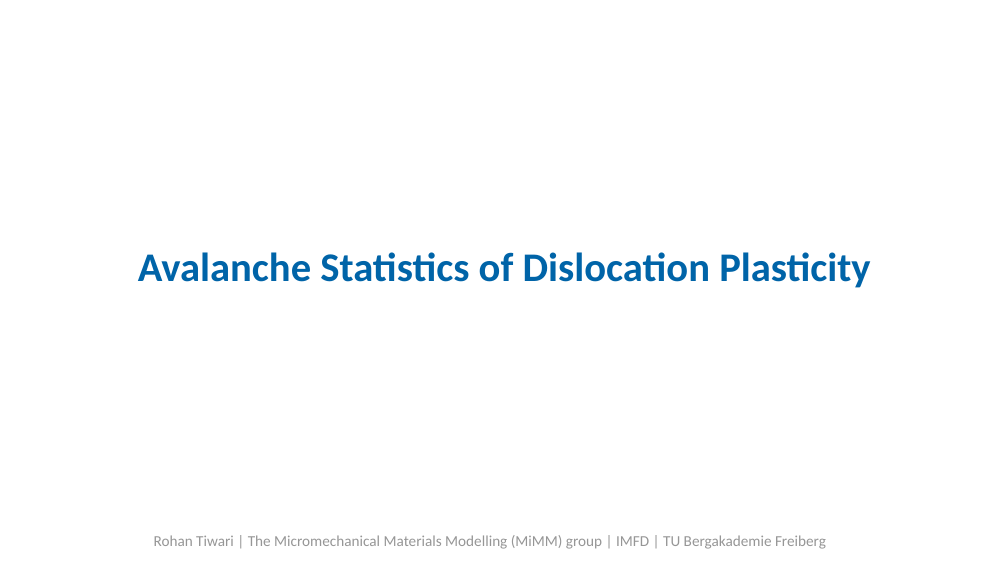
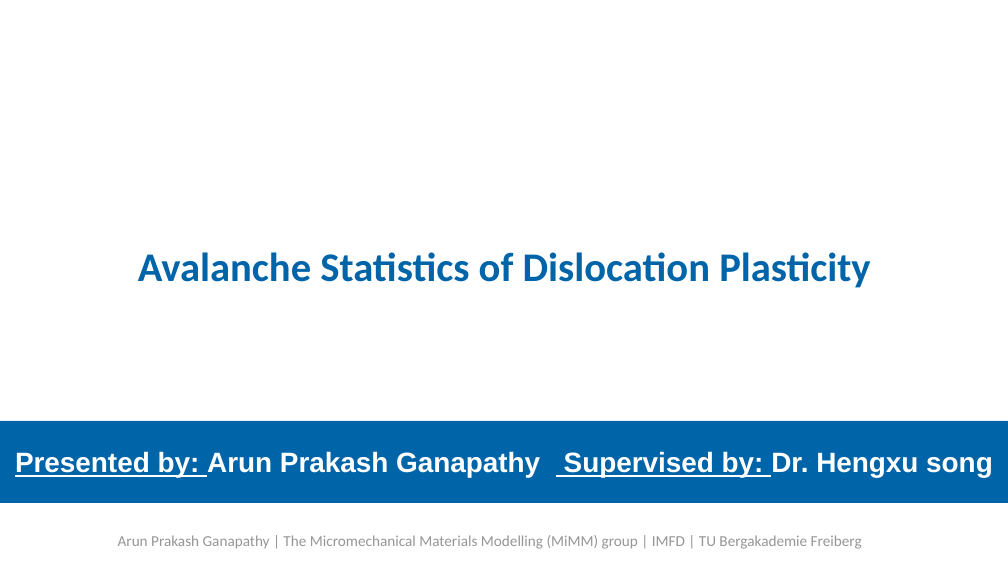
Before and after one commit to ARUN-PRAKASH-95/Journal-club, a slide deck: slide 1 of Presentation/Journalclub.odp. Drawn at 1008x567 pixels with LibreOffice and Linux fonts; fonts in the diff are those of the drawing; background and template pictures are left out. Boxes give left, top, right and bottom in pixels: in the first picture for what was removed or moved away, otherwise in the second. Text is boxed around its words. In the diff, an @@ line names an element or a change of style, - is before the commit and + after.

```diff
--- a/Presentation/Journalclub.odp
+++ b/Presentation/Journalclub.odp
@@ subtitle added at box(0, 421, 1008, 503), fill #0064A8, 22 pt, text #FFFFFF, bold @@
+Presented by: Arun Prakash Ganapathy Supervised by: Dr. Hengxu song
@@ text at box(118, 535, 862, 549): text changed @@
-Rohan Tiwari | The Micromechanical Materials Modelling (MiMM) group | IMFD | TU Bergakademie Freiberg
+Arun Prakash Ganapathy | The Micromechanical Materials Modelling (MiMM) group | IMFD | TU Bergakademie Freiberg
```
Also in this commit, not shown: 4 other slides changed, 4 slides added, 3 other files.
